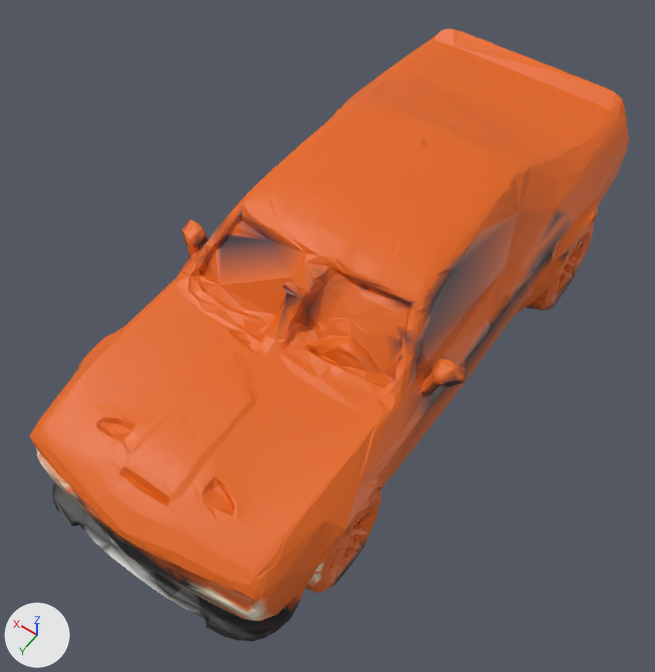
Two versions of the glTF model public/assets/models/vehicles/challenger_lod1.glb, one commit apart.
Before and after are seen from a 50 mm camera at (-97.0, 154.0, 240.0) aimed at (2.0, 15.0, 22.0). Lighting does not change. The marker at lower left points along +X, +Y and +Z. The first picture is the older version. Where no turn or scale is listed for an object, it has been applied to the vertices. Vertices at exactly the same position are counted once.

Objects in the first picture: 'geometry_0'.
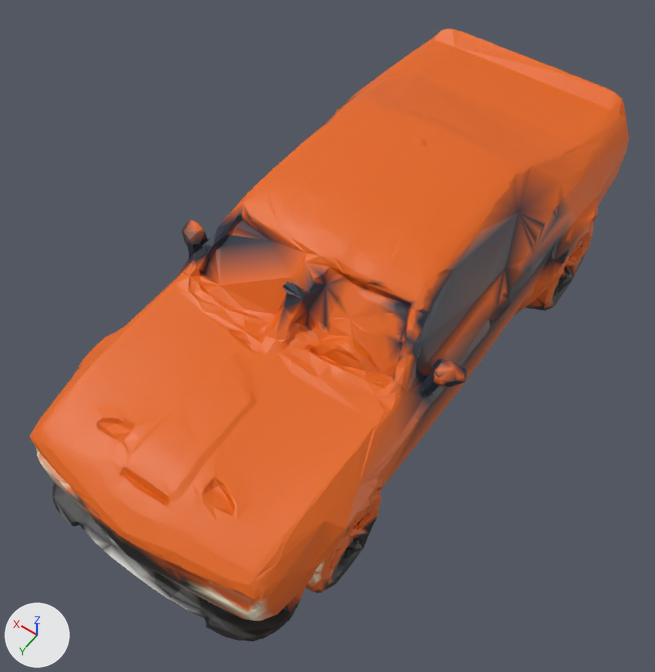
Diff of the bpy script that builds the scene:
```diff
--- a/public/assets/models/vehicles/challenger_lod1.glb.py
+++ b/public/assets/models/vehicles/challenger_lod1.glb.py
@@ me_geometry_0 @@
 me_geometry_0.from_pydata(...)  # 8883 vertices, 18071 faces; spans x -47.0..51.0, y -108.0..104.0, z -1.0..66.0
 # used by ob_geometry_0; location = (0.0, 0.0, 0.0)
+# me_geometry_0 part 1: 903 faces centred in x -46.0..50.0, y -77.0..83.0, z 8.0..62.0 are repainted in the vertex colours; the middle colour goes from orange #dd620d to brown #663216
+# me_geometry_0 part 2: 665 faces centred in x -45.0..50.0, y -75.0..82.0, z 7.0..61.0 are repainted in the vertex colours; the middle colour goes from orange #dd620d to black #1c1616
+# me_geometry_0 part 3: 1020 faces centred in x -46.0..49.0, y -75.0..83.0, z 2.0..58.0 are repainted in the vertex colours; the middle colour goes from orange #dc620d to black #1c1616
+# me_geometry_0 part 4: 888 faces centred in x -46.0..49.0, y -83.0..103.0, z 0.0..58.0 are repainted in the vertex colours; the middle colour goes from black #1c1c1c to black #1c1616
+# me_geometry_0 part 5: 706 faces centred in x -46.0..50.0, y -72.0..83.0, z 1.0..60.0 are repainted in the vertex colours; the middle colour goes from brown #8f4216 to black #1c1616
+# me_geometry_0 part 6: 292 faces centred in x -46.0..50.0, y -77.0..96.0, z 7.0..61.0 are repainted in the vertex colours; the middle colour goes from brown #7c3d1c to black #1c1c16
 me_geometry_0.materials.append(mat_geometry_0)
```

Boxes [x1, y1, x2, y2] around the edits, measured in the pictures (655 x 672 px):
part 1 of me_geometry_0, recoloured
    both: [148, 92, 589, 591]
part 2 of me_geometry_0, recoloured
    both: [176, 94, 589, 593]
part 3 of me_geometry_0, recoloured
    both: [177, 213, 573, 592]
part 4 of me_geometry_0, recoloured
    both: [221, 235, 571, 583]
part 5 of me_geometry_0, recoloured
    both: [182, 209, 573, 588]
part 6 of me_geometry_0, recoloured
    both: [189, 111, 572, 420]
